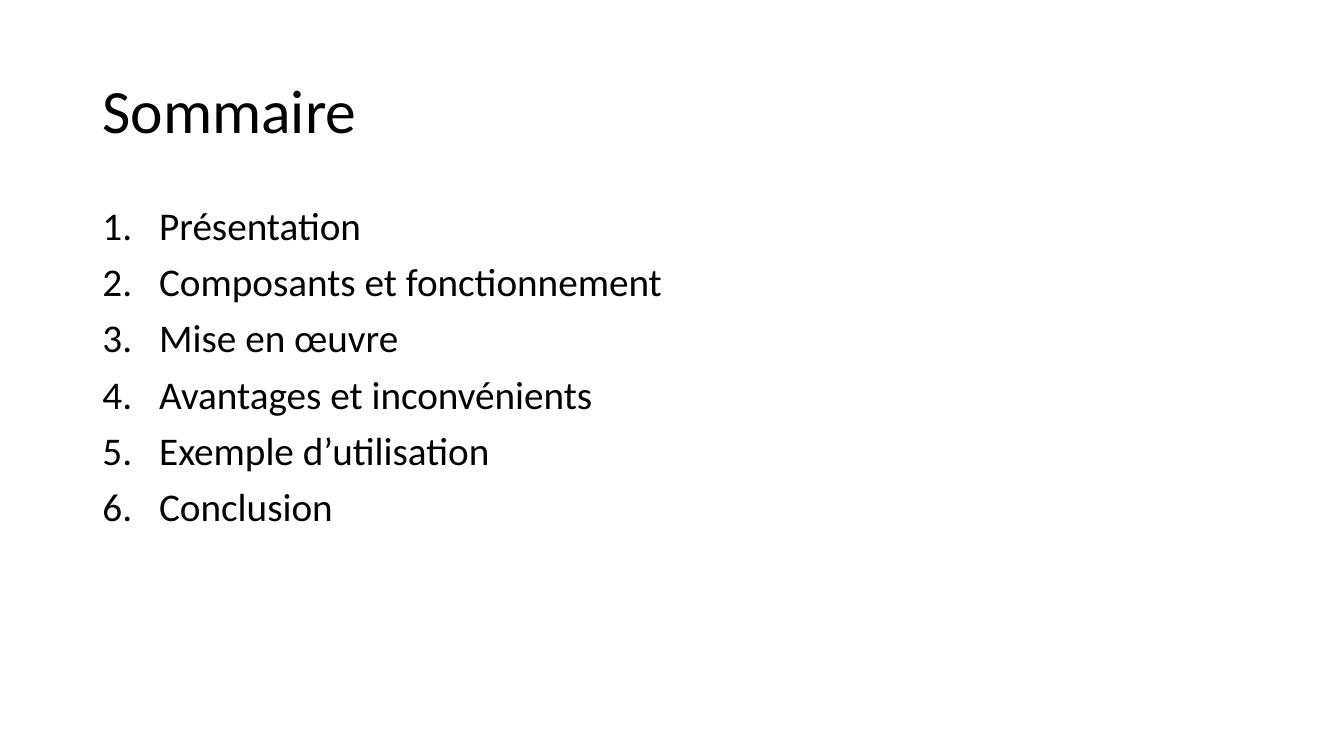
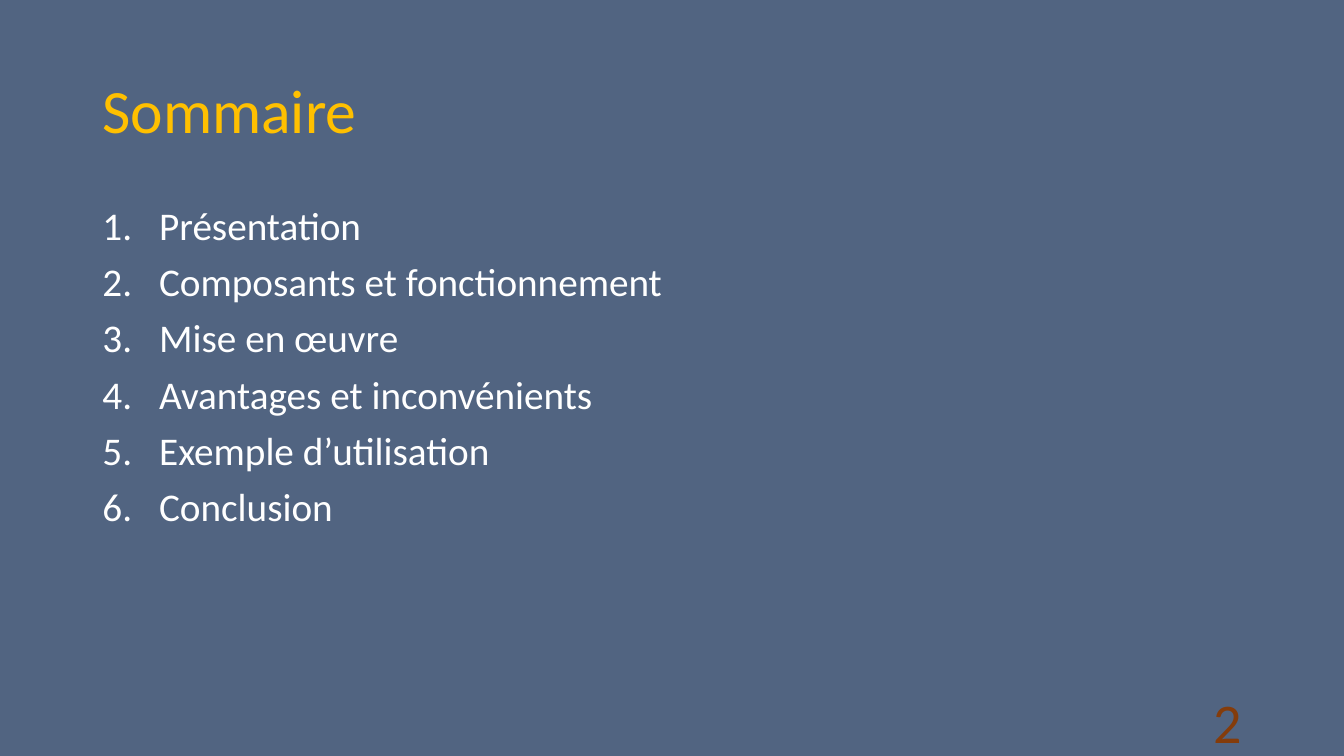
Before and after one commit to D-CRAVO/FORMATION-CDA-2210, a slide deck: slide 2 of 106_DesignPattern/Cours/Observateur/Observateur.pptx. Drawn at 1344x756 pixels with LibreOffice and Linux fonts; fonts in the diff are those of the drawing. Boxes give left, top, right and bottom in pixels: in the first picture for what was removed or moved away, otherwise in the second. Text is boxed around its words. In the diff, an @@ line names an element or a change of style, - is before the commit and + after.

```diff
--- a/106_DesignPattern/Cours/Observateur/Observateur.pptx
+++ b/106_DesignPattern/Cours/Observateur/Observateur.pptx
@@ background #FFFFFF to #526582 @@
@@ title "Sommaire" at box(102, 90, 356, 134): text colour #000000 to #FFC000 @@
@@ text "Présentation" at box(159, 213, 662, 522): text colour #000000 to #FFFFFF @@
@@ page number added at box(1213, 707, 1241, 743), 40 pt, text #843C0B @@
+2
```
Also in this commit, not shown: 23 other slides changed, 1 slide added.
